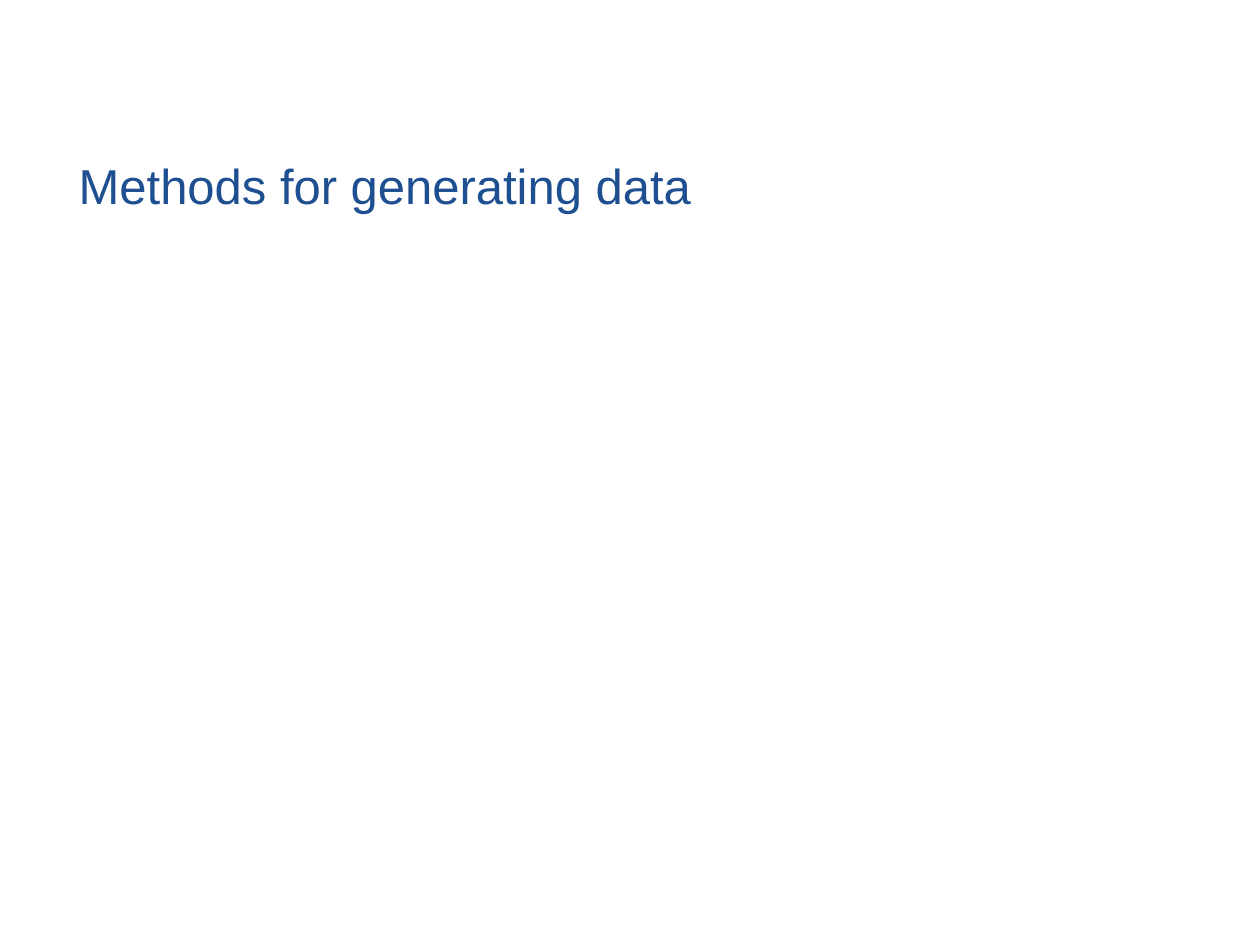
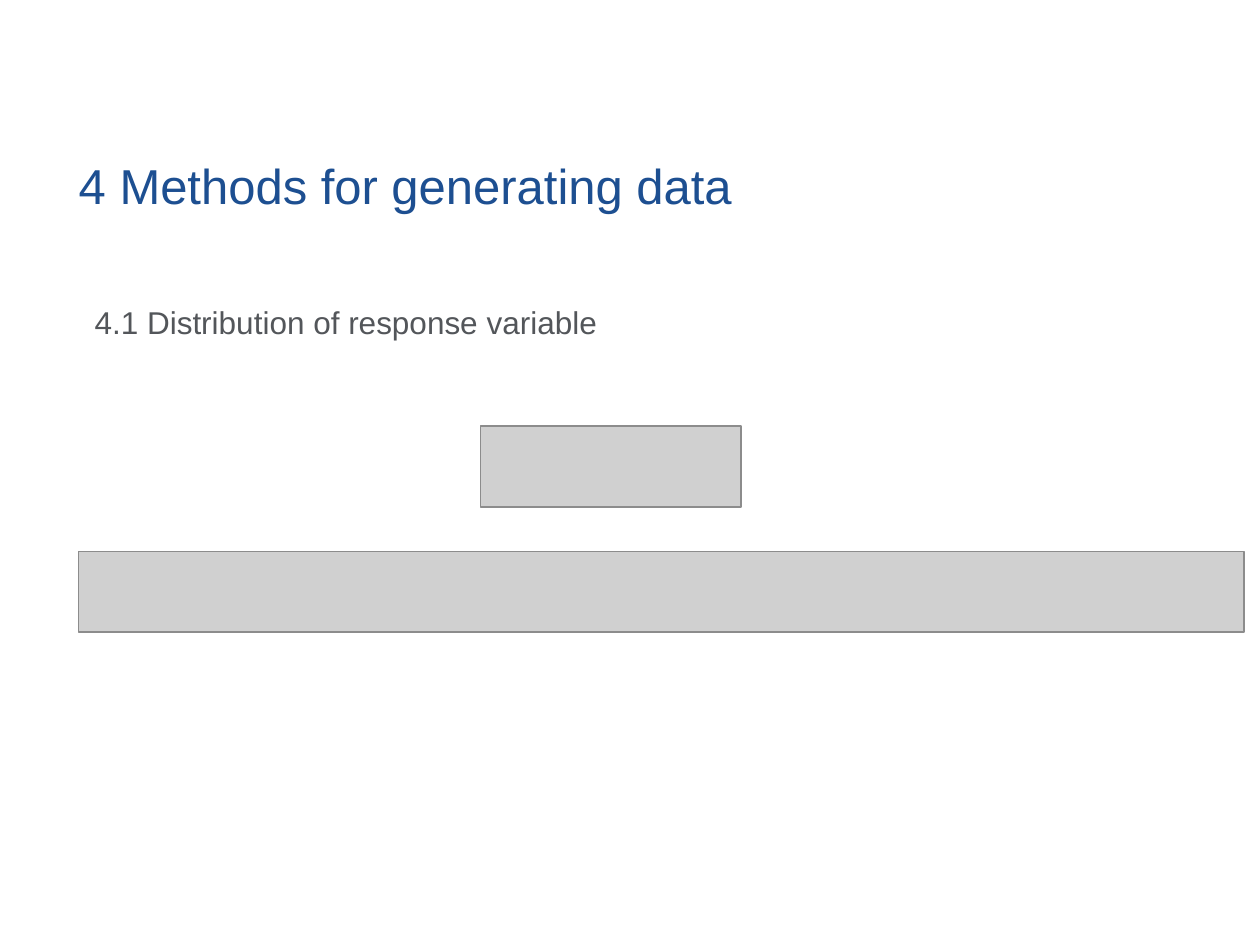
Before and after one commit to yuqimiao/p8160_project1_group7, a slide deck: slide 7 of slide_template/RS11023_Mailman_Standard_Template_12_2018.pptx (slide 8 before the commit). Drawn at 1260x945 pixels with LibreOffice and Linux fonts; fonts in the diff are those of the drawing; grey boxes stand for pictures; background and template pictures are left out. Boxes give left, top, right and bottom in pixels: in the first picture for what was removed or moved away, otherwise in the second. Text is boxed around its words. In the diff, an @@ line names an element or a change of style, - is before the commit and + after.

```diff
--- a/slide_template/RS11023_Mailman_Standard_Template_12_2018.pptx
+++ b/slide_template/RS11023_Mailman_Standard_Template_12_2018.pptx
@@ title at [79, 168, 731, 214]: text changed @@
-Methods for generating data
+4 Methods for generating data
@@ text added at [95, 311, 597, 340], 18 pt, text #53565A @@
+4.1 Distribution of response variable
@@ picture added at [480, 426, 741, 507] @@
@@ picture added at [78, 552, 1244, 633] @@
```
Also in this commit, not shown: 2 other slides changed, 3 slides added, 2 other files.
